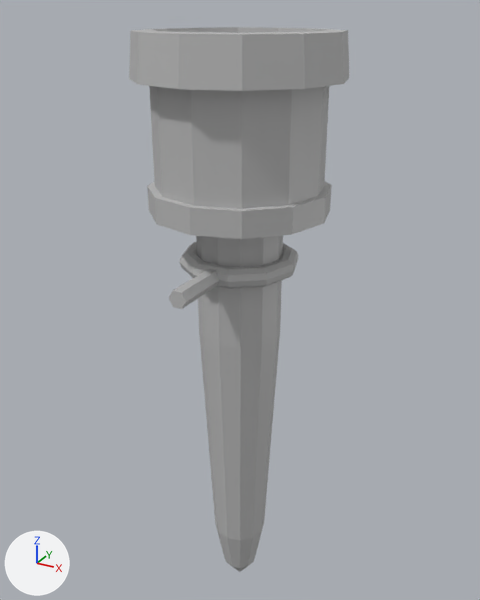
The FBX model TOJam12/Assets/Models/Object_torch.fbx as it was, and as the next commit left it.
Both versions are drawn from a 50 mm camera at (0.00746, -0.01355, 0.01889) aimed at (-0.00018, 0.00034, 0.01194). Arrows for +X, +Y and +Z are at lower left; the lights stay in place. Where no turn or scale is listed for an object, it has been applied to the vertices.

Names of what the first picture shows: 'Torch4'.
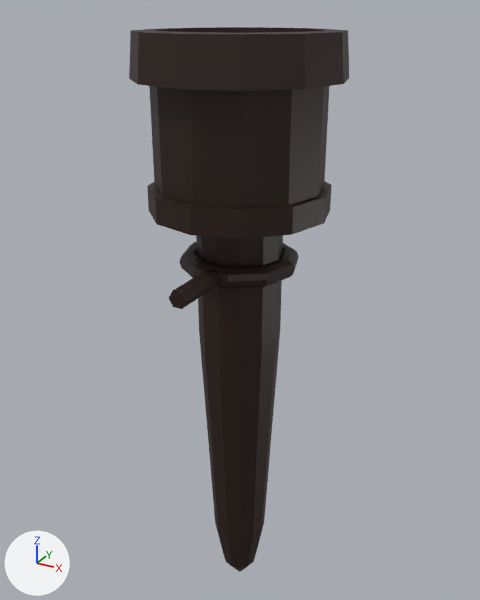
What differs and where, as boxes [x1, y1, x2, y2] in the pictures (480 x 600 px):
'Torch4', surface changed (grey to black)
    both: [129, 27, 349, 572]

The change in detail:
Picture 'Torch4Shape_color.jpg' (img_torch4shape_color_jpg) is new.
In material 'lambert1' (mat_lambert1), base_color is no longer (0.5, 0.5, 0.5), grey #bcbcbc.
In material 'lambert1' (mat_lambert1), texture is now set to img_torch4shape_color_jpg.
